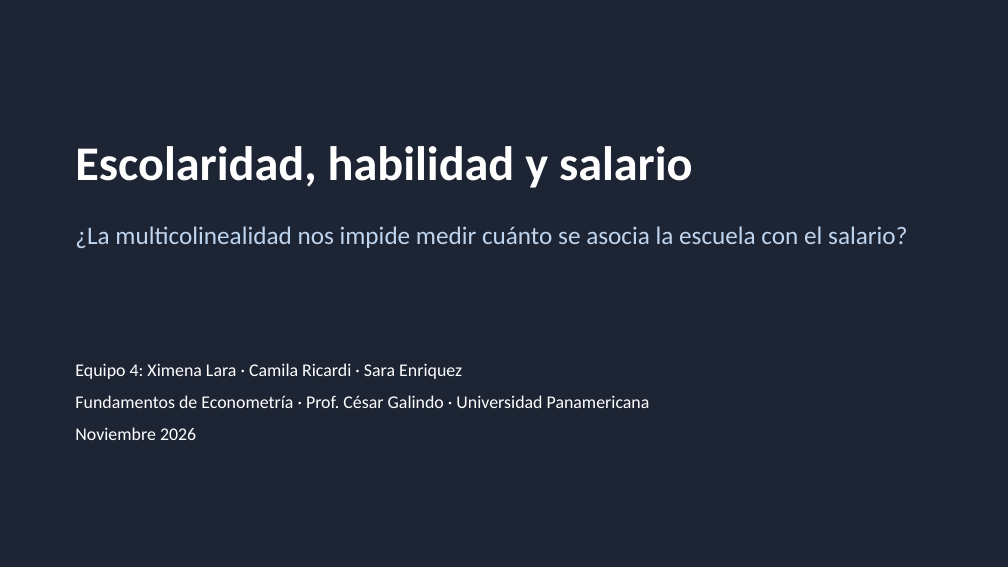
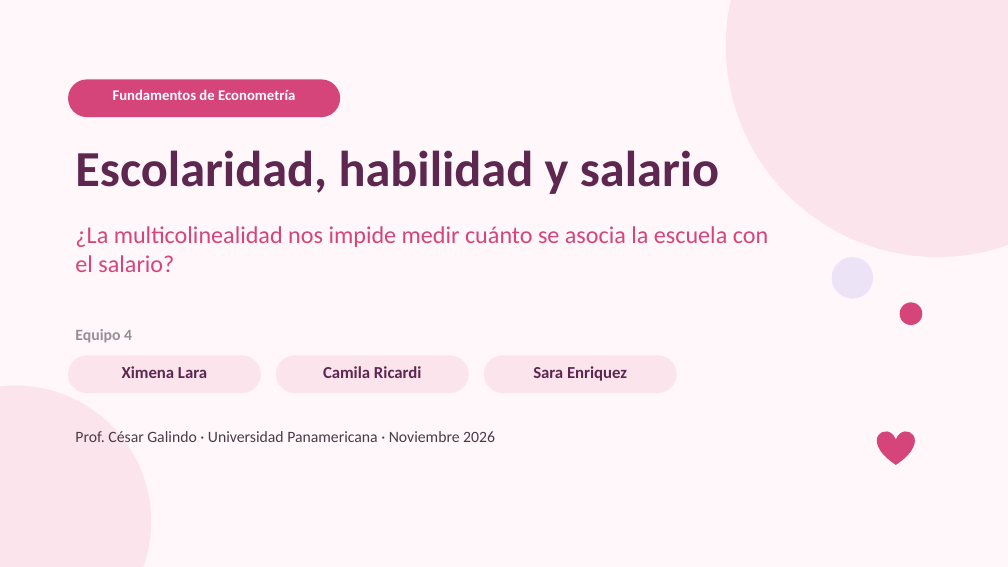
Before and after one commit to ximeelaraa/mincer-multicolinealidad, a slide deck: slide 1 of Presentacion_Final.pptx. Drawn at 1008x567 pixels with LibreOffice and Linux fonts; fonts in the diff are those of the drawing. Boxes give left, top, right and bottom in pixels: in the first picture for what was removed or moved away, otherwise in the second. Text is boxed around its words. In the diff, an @@ line names an element or a change of style, - is before the commit and + after.

```diff
--- a/Presentacion_Final.pptx
+++ b/Presentacion_Final.pptx
@@ background #FFFFFF to #FFF7FA @@
@@ rectangle removed at box(0, 0, 1008, 567) @@
@@ ellipse added at box(726, 0, 1008, 257), fill #FCE4EC @@
@@ rounded rectangle added at box(68, 79, 340, 117), fill #D6457A @@
@@ text added at box(113, 89, 295, 100), 14 pt, text #FFFFFF, bold @@
+Fundamentos de Econometría
@@ text "Escolaridad, habilidad y salario" at box(75, 150, 719, 194): size 46 to 48 pt, text colour #FFFFFF to #5E2750 @@
@@ text "¿La multicolinealidad nos impide medir ..." at box(75, 226, 768, 272): size 24 to 23 pt, text colour #BFD4EE to #D6457A @@
@@ ellipse added at box(832, 257, 873, 299), fill #EDE3F7 @@
@@ text added at box(75, 329, 132, 343), 15 pt, text #9A8C98, bold @@
+Equipo 4
@@ ellipse added at box(900, 302, 923, 325), fill #D6457A @@
@@ rounded rectangle added at box(68, 355, 261, 393), fill #FCE4EC @@
@@ rounded rectangle added at box(276, 355, 469, 393), fill #FCE4EC @@
@@ rounded rectangle added at box(484, 355, 677, 393), fill #FCE4EC @@
@@ ellipse added at box(0, 386, 151, 567), fill #FCE4EC @@
@@ text added at box(122, 366, 207, 378), 16 pt, text #5E2750, bold @@
+Ximena Lara
@@ text added at box(323, 366, 422, 378), 16 pt, text #5E2750, bold @@
+Camila Ricardi
@@ text added at box(533, 366, 627, 381), 16 pt, text #5E2750, bold @@
+Sara Enriquez
@@ text at box(75, 431, 495, 442): text changed; size 17 to 15 pt; text colour #FFFFFF to #4A3B47 @@
-Equipo 4: Ximena Lara · Camila Ricardi · Sara Enriquez
-Fundamentos de Econometría · Prof. César Galindo · Universidad Panamericana
-Noviembre 2026
+Prof. César Galindo · Universidad Panamericana · Noviembre 2026
@@ heart added at box(877, 431, 915, 465), fill #D6457A @@
```
Also in this commit, not shown: 10 other slides changed, 7 other files.
